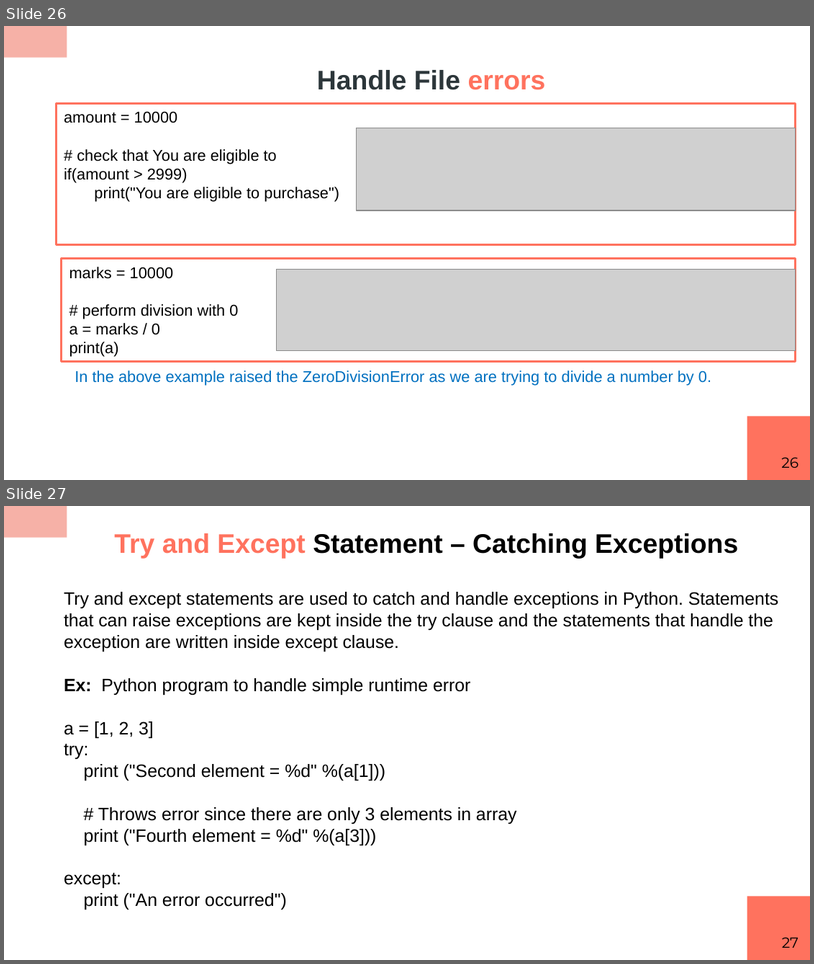
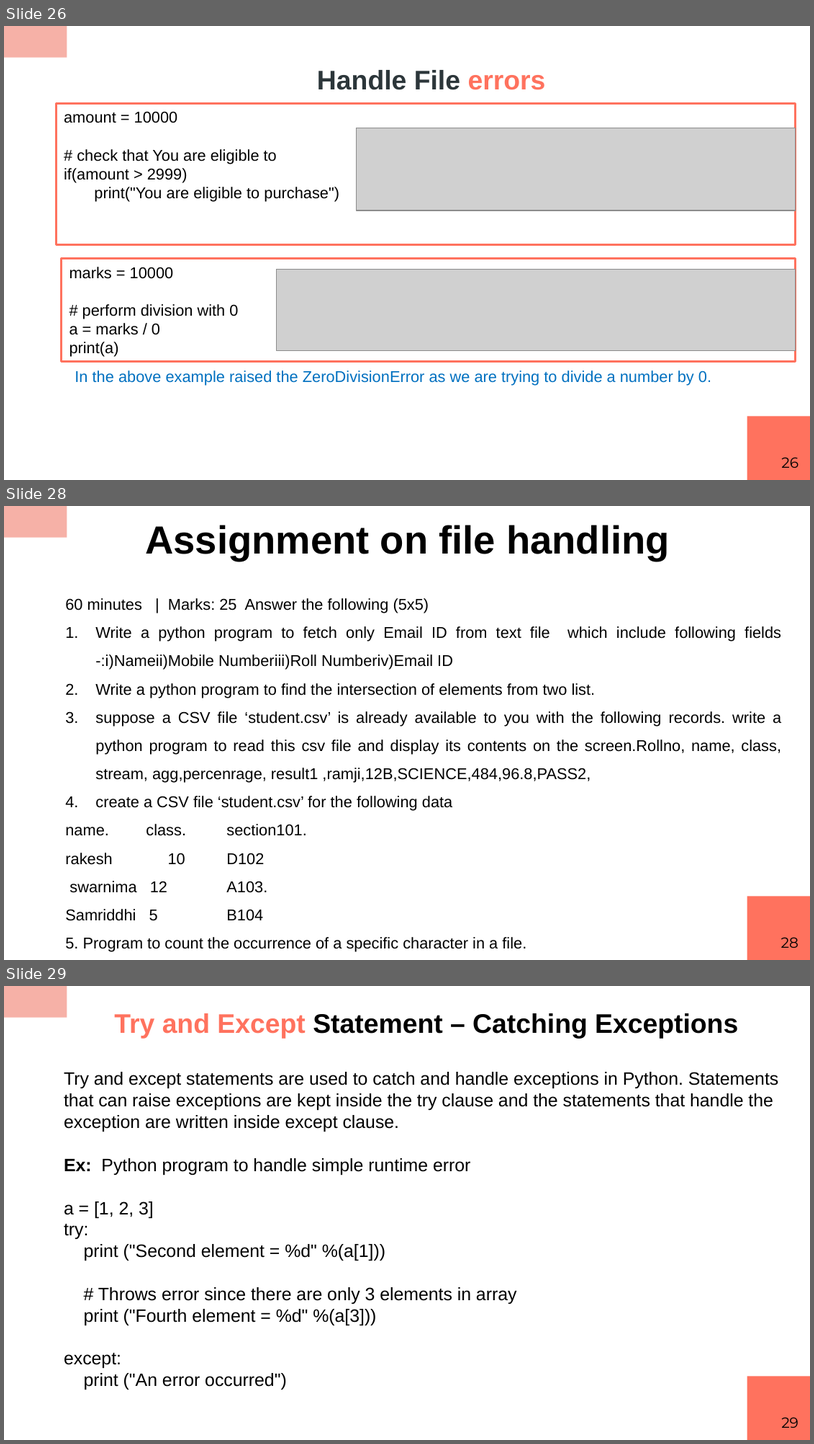
Before and after one commit to RashmivernekarN/ai_with_python_keonics, a slide deck: module2/ppt/Python Scripting.pptx. Shown one above the other, each under a label of ours: slides 26 and 27 before the commit, slides 26, 28 and 29 after it; the slides between them are not shown. The pictures are 814x964 and 814x1444 pixels, drawn with LibreOffice and Linux fonts; fonts in the diff are those of the drawing; grey boxes stand for pictures. Boxes give left, top, right and bottom in pixels: in the first picture for what was removed or moved away, otherwise in the second. Text is boxed around its words. In the diff, an @@ line names an element or a change of style, - is before the commit and + after.

```diff
--- a/module2/ppt/Python Scripting.pptx
+++ b/module2/ppt/Python Scripting.pptx
@@ slide 28 added at (4, 506, 810, 960), background #FFFFFF; not listed: 2 template elements that a slide beside it also shows @@
@@ title added at (145, 525, 670, 561), 35 pt, text #000000, bold @@
+Assignment on file handling
@@ text added at (65, 598, 782, 952), 14 pt, text #000000 @@
+60 minutes | Marks: 25 Answer the following (5x5)
+1. Write a python program to fetch only Email ID from text file which include following fields -:i)Nameii)Mobile Numberiii)Roll Numberiv)Email ID
+2. Write a python program to find the intersection of elements from two list.
+3. suppose a CSV file ‘student.csv’ is already available to you with the following records. write a python program to read this csv file and display its contents on the screen.Rollno, name, class, stream, agg,percenrage, result1 ,ramji,12B,SCIENCE,484,96.8,PASS2,
+4. create a CSV file ‘student.csv’ for the following data
+name. class. section101.
+rakesh 10 D102
+swarnima 12 A103.
+Samriddhi 5 B104
+5. Program to count the occurrence of a specific character in a file.
@@ page number added at (782, 937, 799, 947), 13 pt, text #000000 @@
+28
@@ what was slide 27 is now slide 29 @@
@@ page number at (782, 1417, 799, 1427): text changed @@
-27
+29
```
Also in this commit, not shown: 28 slides changed, 38 other slides added, 4 slides removed, 4 other files.
